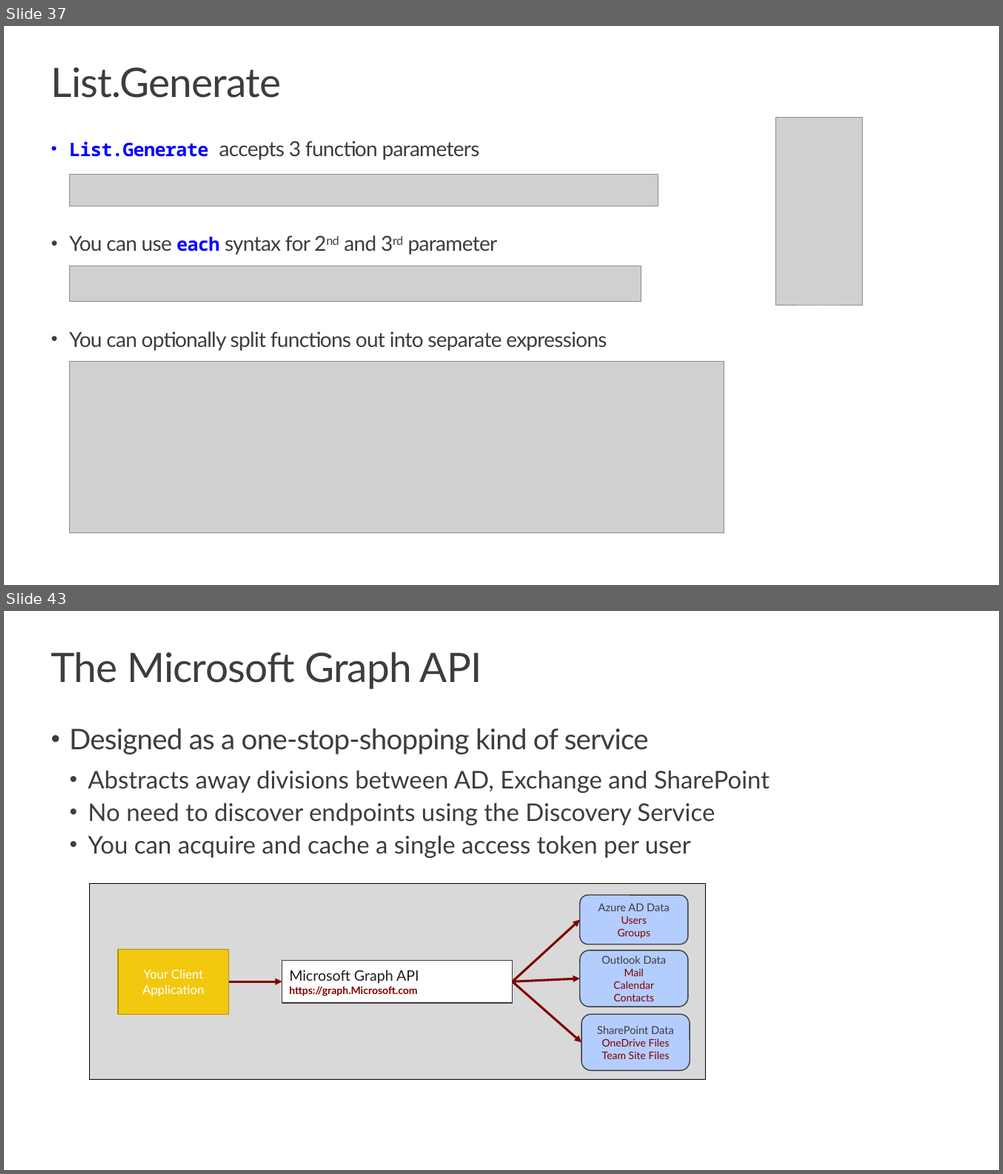
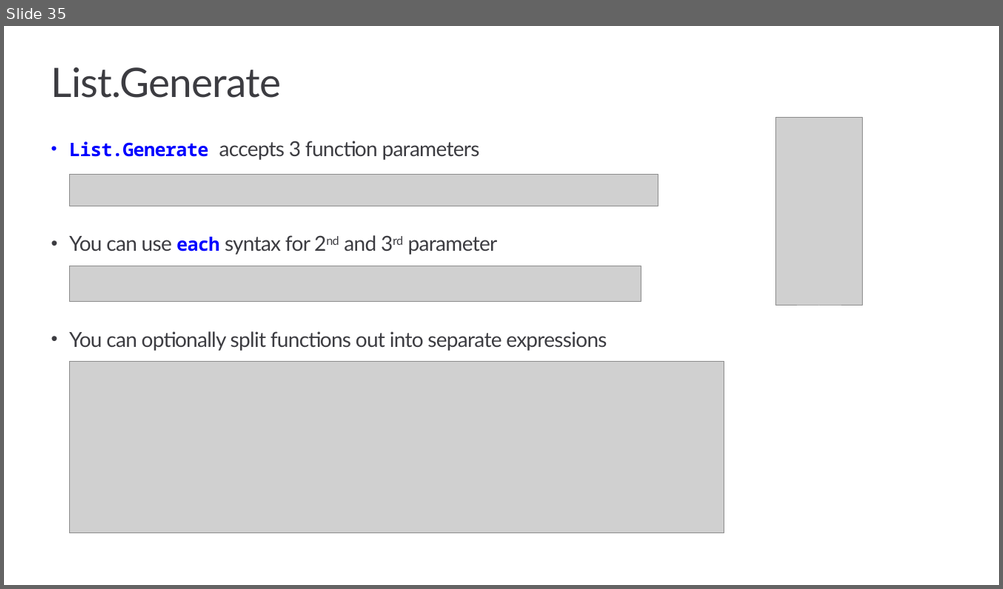
Before and after one commit to PowerBiDevCamp/Camp-Sessions, a slide deck: Session 08 - Intro to M Programming.pptx. Shown one above the other, each under a label of ours: slides 37 and 43 before the commit, slide 35 after it; the slides between them are not shown. The pictures are 1003x1174 and 1003x589 pixels, drawn with LibreOffice and Linux fonts; fonts in the diff are those of the drawing; grey boxes stand for pictures; background and template pictures are left out. Boxes give left, top, right and bottom in pixels: in the first picture for what was removed or moved away, otherwise in the second. Text is boxed around its words. In the diff, an @@ line names an element or a change of style, - is before the commit and + after.

```diff
--- a/Session 08 - Intro to M Programming.pptx
+++ b/Session 08 - Intro to M Programming.pptx
@@ slide 43 removed at (4,611,999,1170), background #FFFFFF @@
@@ title removed at (51,652,482,689) @@
-The Microsoft Graph API
@@ text removed at (69,728,769,858) @@
-• Designed as a one-stop-shopping kind of service
-  • Abstracts away divisions between AD, Exchange and SharePoint
-  • No need to discover endpoints using the Discovery Service
-  • You can acquire and cache a single access token per user
@@ rectangle removed at (90,884,706,1079) @@
@@ rounded rectangle removed at (580,895,688,945) @@
-Azure AD Data
-Users
-Groups
@@ arrow removed from (512, 982) to (580, 920) @@
@@ rectangle removed at (118,950,229,1015) @@
-Your Client Application
@@ rectangle removed at (282,960,512,1003) @@
-Microsoft Graph API
-https://graph.Microsoft.com
@@ rounded rectangle removed at (580,951,688,1007) @@
-Outlook Data
-Mail
-Calendar
-Contacts
@@ arrow removed from (228, 982) to (282, 982) @@
@@ arrow removed from (512, 982) to (580, 979) @@
@@ arrow removed from (512, 982) to (581, 1042) @@
@@ rounded rectangle removed at (581,1015,689,1071) @@
-SharePoint Data
-OneDrive Files
-Team Site Files
@@ what was slide 37 is now slide 35 @@
```
Also in this commit, not shown: 8 slides changed, 23 slides added, 13 other slides removed, 1 other file.
